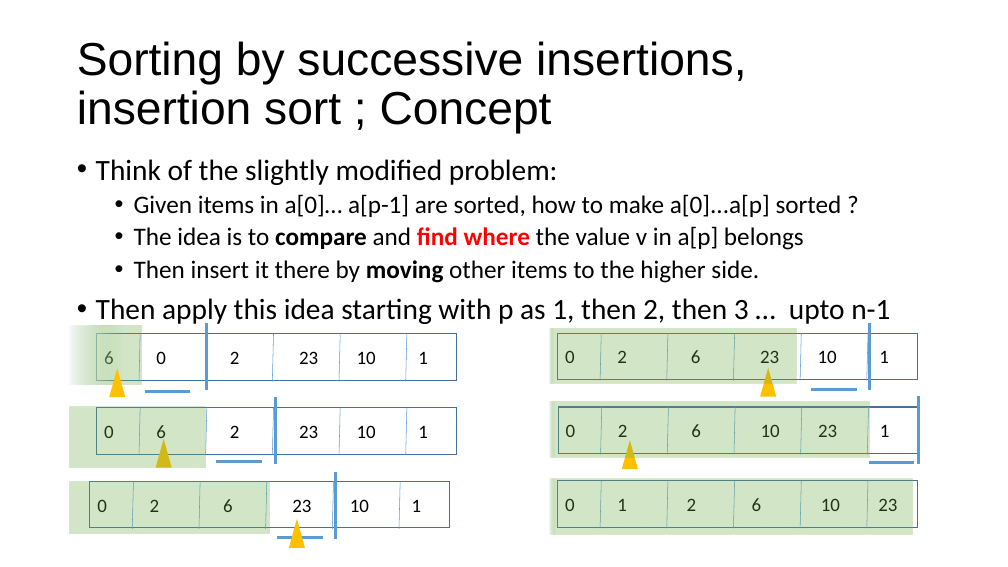
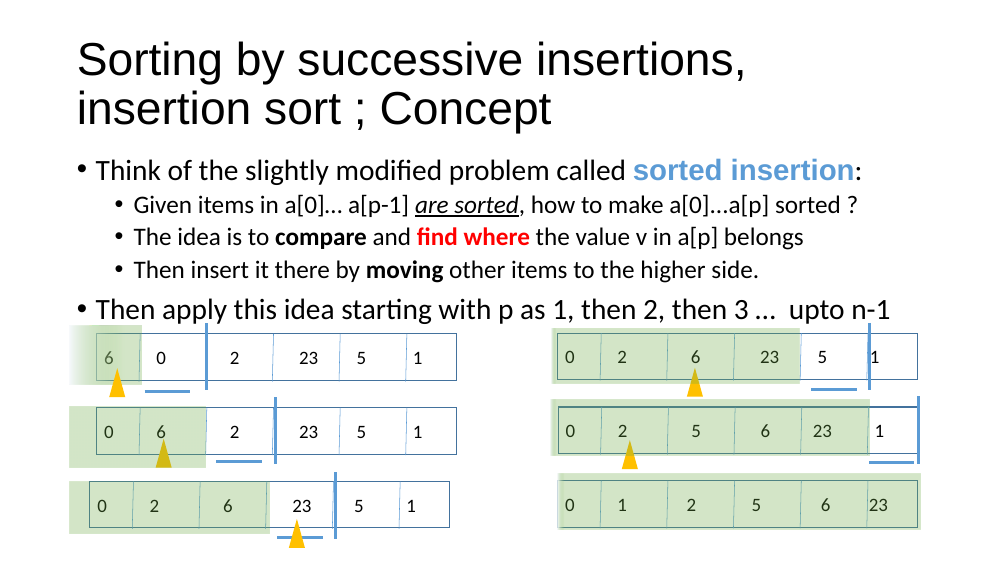
Before and after one commit to rbadrinath/FCP, a slide deck: slide 12 of slides/11-Three-Basic-Sorts.pptx (slide 8 before the commit). Drawn at 1008x567 pixels with LibreOffice and Linux fonts; fonts in the diff are those of the drawing. Boxes give left, top, right and bottom in pixels: in the first picture for what was removed or moved away, otherwise in the second. Text is boxed around its words. In the diff, an @@ line names an element or a change of style, - is before the commit and + after.

```diff
--- a/slides/11-Three-Basic-Sorts.pptx
+++ b/slides/11-Three-Basic-Sorts.pptx
@@ text at <box>96,158,863,185</box>: text changed @@
-• Think of the slightly modified problem:
+• Think of the slightly modified problem called sorted insertion:
@@ text at <box>134,194,841,217</box>: italic on, underline on in "are sorted," @@
@@ text in rectangle at <box>104,351,423,364</box>: text changed @@
-6 0 2 23 10 1
+6 0 2 23 5 1
@@ text in rectangle at <box>565,348,880,369</box>: text changed @@
-0 2 6 23 10 1
+0 2 6 23 5 1
@@ triangle: place and size @@
-triangle at <box>761,368,777,396</box>
+triangle at <box>687,368,703,396</box>
@@ text in rectangle at <box>104,425,423,443</box>: text changed @@
-0 6 2 23 10 1
+0 6 2 23 5 1
@@ text in rectangle at <box>566,424,885,437</box>: text changed @@
-0 2 6 10 23 1
+0 2 5 6 23 1
@@ rectangle: place and size @@
-rectangle at <box>550,479,913,534</box>
+rectangle at <box>558,474,921,529</box>
@@ text in rectangle at <box>97,499,416,512</box>: text changed @@
-0 2 6 23 10 1
+0 2 6 23 5 1
@@ text in rectangle at <box>565,498,888,511</box>: text changed @@
-0 1 2 6 10 23
+0 1 2 5 6 23
```
Also in this commit, not shown: 1 other slide changed, 5 slides added, 8 other files.
